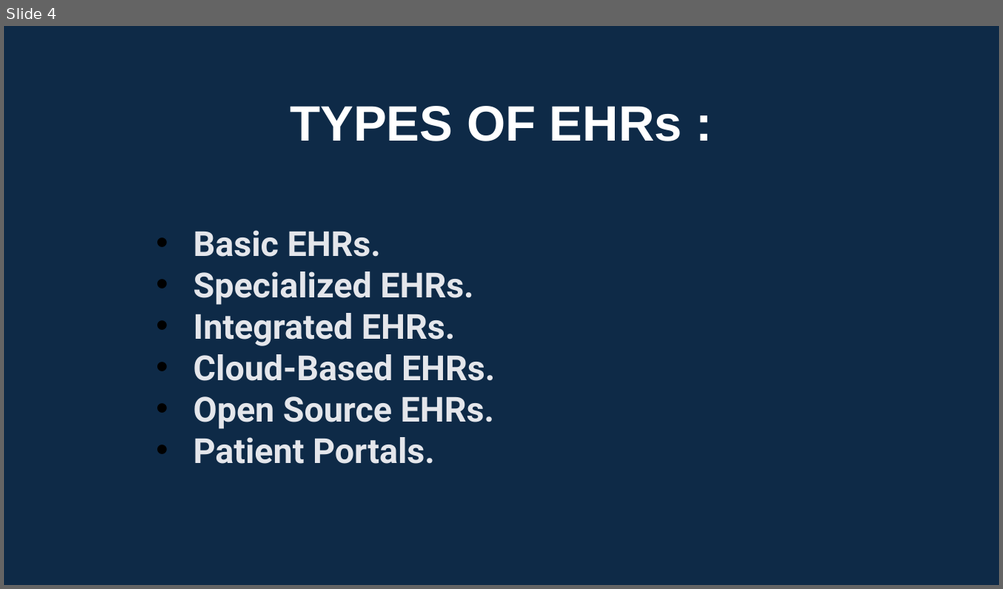
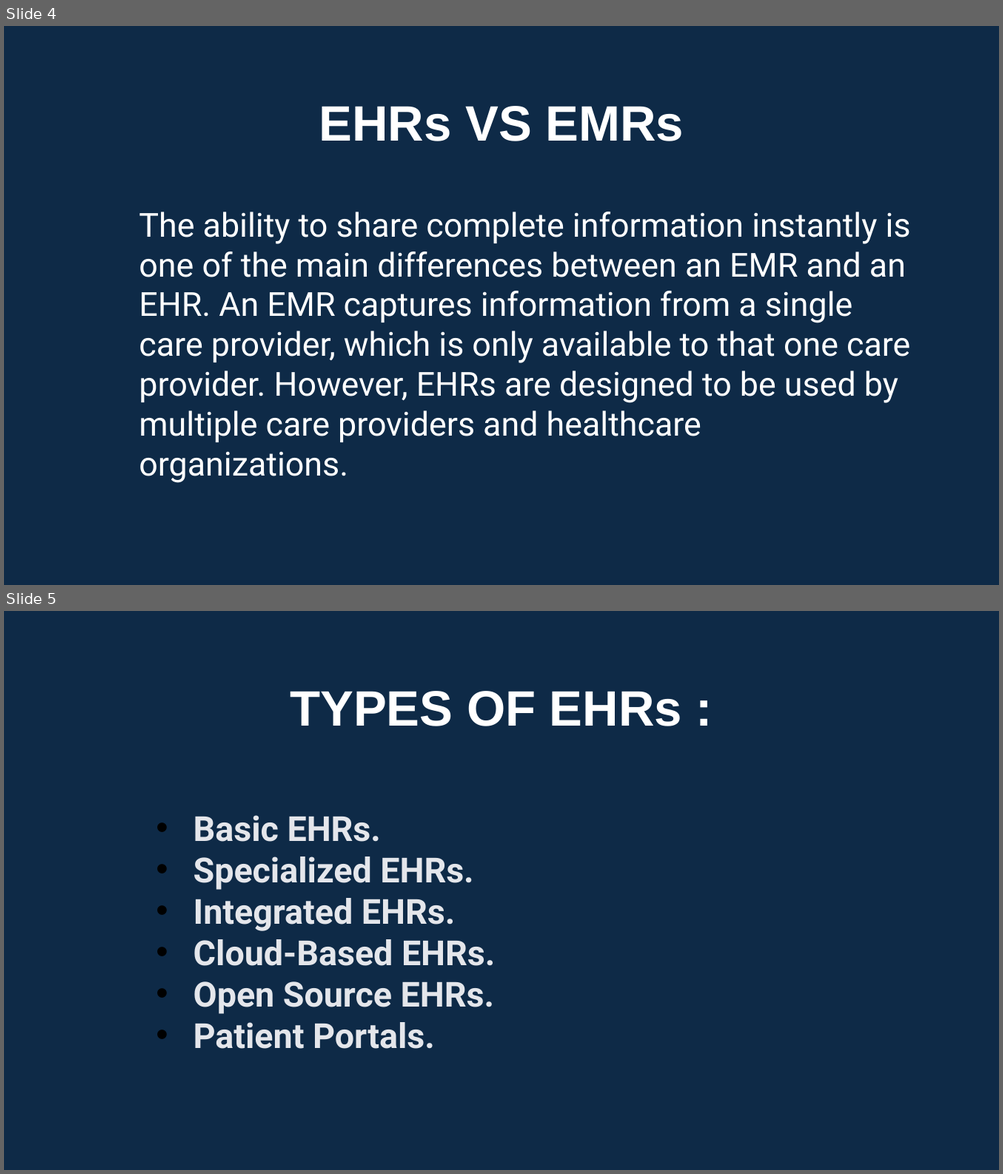
Before and after one commit to ayman-adas/EHR, a slide deck: EHRo.pptx. Shown one above the other, each under a label of ours: slide 4 before the commit, slides 4 and 5 after it. The pictures are 1003x589 and 1003x1174 pixels, drawn with LibreOffice and Linux fonts; fonts in the diff are those of the drawing. Boxes give left, top, right and bottom in pixels: in the first picture for what was removed or moved away, otherwise in the second. Text is boxed around its words. In the diff, an @@ line names an element or a change of style, - is before the commit and + after.

```diff
--- a/EHRo.pptx
+++ b/EHRo.pptx
@@ slide 4 added at [4, 26, 999, 585], background #0E2A47 @@
@@ title added at [319, 106, 683, 141], 36 pt, text #FFFFFF, bold @@
+EHRs VS EMRs
@@ text added at [139, 212, 910, 483], 24 pt, text #FFFFFF @@
+The ability to share complete information instantly is one of the main differences between an EMR and an EHR. An EMR captures information from a single care provider, which is only available to that one care provider. However, EHRs are designed to be used by multiple care providers and healthcare organizations.
@@ what was slide 4 is now slide 5 @@
```
Also in this commit, not shown: 6 slides changed.
